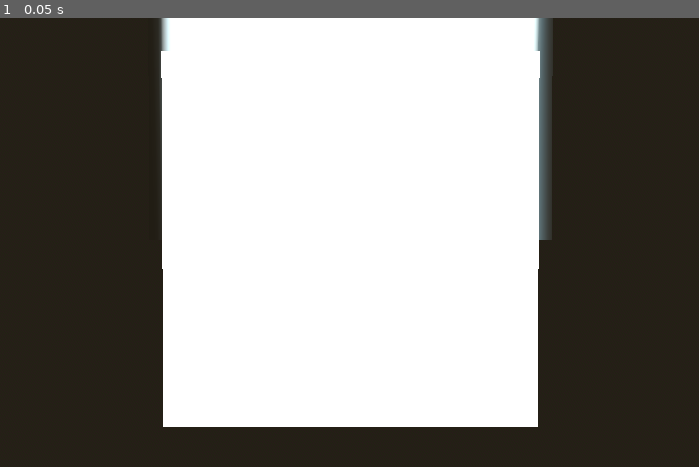
Above: before the commit, frame 1.
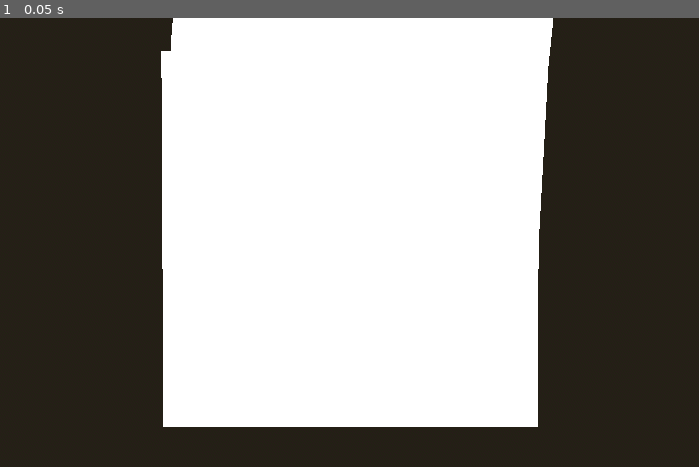
Above: after the commit, the same moment.

Repository: ArijaK/luge_vr
Game: Godot game, scene res://main.tscn
Same seed, same stepped clock (60 frames per second), same inputs: the game is played once before the commit and once after it.
Inputs:
- Up to frame 1 (0.05 s): no input

The runs differ from the first frame. In frame 1, 1.1% of the frame differs, in the area x 22-80%, y 0-50%.

Commit message:
Generate track mesh of specific shape

Diff:
--- a/test.json
+++ b/test.json
@@ -1,5 +1,12 @@
 {
-  "circle": [
+  "track_shape": [
+	[-1.0, 0.0, 0.0],
+	[-0.5, -0.5, 0.0],
+	[0.0, -1.0, 0.0],
+	[0.5, -0.5, 0.0],
+	[1.0, 0.0, 0.0]
+  ],
+  "segments": [
 	{ "length": 15.70796, "radius": 20.0, "slope": 0.0, "turn": -1 },
 	{ "length": 15.70796, "radius": 20.0, "slope": 0.0, "turn": -1 },
 	{ "length": 15.70796, "radius": 20.0, "slope": 0.0, "turn": -1 },
@@ -9,7 +16,7 @@
 	{ "length": 15.70796, "radius": 20.0, "slope": 0.0, "turn": -1 },
 	{ "length": 15.70796, "radius": 20.0, "slope": 0.0, "turn": -1 }
   ],
-  "segments": [
+  "square": [
 	{ "length": 40.0,     "radius": 0.0,  "slope": 0.0, "turn": 1 },
 	{ "length": 31.4159,  "radius": 20.0, "slope": 0.0, "turn": -1 },
 
--- a/track.gd
+++ b/track.gd
@@ -14,27 +14,27 @@
 		return
 
 
-func parse_json(path: String) -> Array:
+func parse_json(path: String):
 	var file = FileAccess.open(path, FileAccess.READ)
 	if file == null:
 		push_error("Cannot open file " + path)
-		return []
+		return
 
 	var json = JSON.new()
 	var error = json.parse(file.get_as_text())
 	if error == OK:
 		var data = json.data
 		if typeof(data) == TYPE_DICTIONARY:
-			return data["segments"]
+			return data
 		else:
 			push_error("Unexpected data format")
-			return []
+			return
 	else:
 		push_error("JSON Parse Error: ", json.get_error_message(), " at line ", json.get_error_line())
-		return []
+		return
 
 
-func generate_centerline(start: Vector3, segments: Array) -> Curve3D:
+func create_centerline(start: Vector3, segments: Array) -> Curve3D:
 	var result = Curve3D.new()
 	var direction = Vector3.FORWARD
 
@@ -62,97 +62,54 @@
 	return result
 
 
-func create_mesh(curve: Curve3D) -> void:
+func get_track_shape(points: Array) -> PackedVector3Array:
+	var result = PackedVector3Array()
+	for p in points:
+		result.append(Vector3(p[0], p[1], p[2]))
+	return result
+
+
+func get_T(p1: Vector3, p2: Vector3) -> Transform3D:
+	var forward = (p2 - p1).normalized()
+	var right = forward.cross(Vector3.UP).normalized()
+	return Transform3D( Basis(right, Vector3.UP, forward), p1)
+
+
+func get_shape_points(shape: PackedVector3Array, T: Transform3D) -> PackedVector3Array:
+	var result = PackedVector3Array()
+	for p in shape:
+		result.append(T * p)
+	return result
+
+
+func create_mesh(curve: Curve3D, shape: Array) -> ArrayMesh:
 	var st = SurfaceTool.new()
 	st.begin(Mesh.PRIMITIVE_TRIANGLES)
 
-	# NOTE: Currently HARD coded, later may be added to config file
-	var length := curve.get_baked_length()
-	var steps := 200
+	var sections = []
 
-	# NOTE: Not the expected end result
-	var width := 2.0
-	var height := 0.2
-	var half_w := width * 0.5
-	var half_h := height * 0.5
+	var line_points = curve.get_baked_points()
+	for i in range(line_points.size()-1):
+		var p = line_points[i]
+		var p_next = line_points[i+1]
+		var T = get_T(p, p_next)
+		sections.append(get_shape_points(shape, T))
 
-	var prev = null
+	for i in range(sections.size()-1):
+		var s = sections[i]
+		var s_next = sections[i+1]
 
-	for i in steps + 1:
-		var t := float(i) / steps
-		var d := t * length
+		for j in range(s.size()-1):
+			st.add_vertex(s[j])
+			st.add_vertex(s_next[j])
+			st.add_vertex(s[j+1])
 
-		var pos = curve.sample_baked(d)
-
-		# Tangent
-		var ahead = curve.sample_baked(d + 0.1)
-		var tangent = (ahead - pos).normalized()
-
-		# Up vector from curve
-		var up = curve.sample_baked_up_vector(d)
-
-		# Right + corrected normal
-		var right = tangent.cross(up).normalized()
-		var normal = right.cross(tangent).normalized()
-
-		# Rectangle corners
-		var lt = pos - right * half_w + normal * half_h
-		var rt = pos + right * half_w + normal * half_h
-		var lb = pos - right * half_w - normal * half_h
-		var rb = pos + right * half_w - normal * half_h
-
-		if prev != null:
-			var p_lt = prev.lt
-			var p_rt = prev.rt
-			var p_lb = prev.lb
-			var p_rb = prev.rb
-
-			# Top
-			st.add_vertex(p_lt)
-			st.add_vertex(p_rt)
-			st.add_vertex(rt)
-
-			st.add_vertex(p_lt)
-			st.add_vertex(rt)
-			st.add_vertex(lt)
-
-			# Bottom
-			st.add_vertex(p_lb)
-			st.add_vertex(rb)
-			st.add_vertex(p_rb)
-
-			st.add_vertex(p_lb)
-			st.add_vertex(lb)
-			st.add_vertex(rb)
-
-			# Left side
-			st.add_vertex(p_lb)
-			st.add_vertex(p_lt)
-			st.add_vertex(lt)
-
-			st.add_vertex(p_lb)
-			st.add_vertex(lt)
-			st.add_vertex(lb)
-
-			# Right side
-			st.add_vertex(p_rb)
-			st.add_vertex(rt)
-			st.add_vertex(p_rt)
-
-			st.add_vertex(p_rb)
-			st.add_vertex(rb)
-			st.add_vertex(rt)
-
-		prev = {
-			"lt": lt,
-			"rt": rt,
-			"lb": lb,
-			"rb": rb
-		}
+			st.add_vertex(s[j+1])
+			st.add_vertex(s_next[j])
+			st.add_vertex(s_next[j+1])
 
 	st.generate_normals()
-	var new_mesh = st.commit()
-	mesh.mesh = new_mesh
+	return st.commit()
 
 
 @onready var trajectory = $Path3D
@@ -161,13 +118,14 @@
 
 func _ready() -> void:
 	var cfg = load_config("res://config.cfg")
-	var segments = parse_json(cfg.get_value("track", "segments_path"))
+	var data = parse_json(cfg.get_value("track", "segments_path"))
 	var start_pos = cfg.get_value("track", "start_pos")
+	var track_shape = get_track_shape(data["track_shape"])
 
-	trajectory.curve = generate_centerline(Vector3(start_pos[0], start_pos[1], start_pos[2]), segments)
+	trajectory.curve = create_centerline(Vector3(start_pos[0], start_pos[1], start_pos[2]), data["segments"])
 
 	if trajectory.curve.point_count > 0:
-		create_mesh(trajectory.curve)
+		mesh.mesh = create_mesh(trajectory.curve, track_shape)
 
 
 # Called every frame. 'delta' is the elapsed time since the previous frame.
